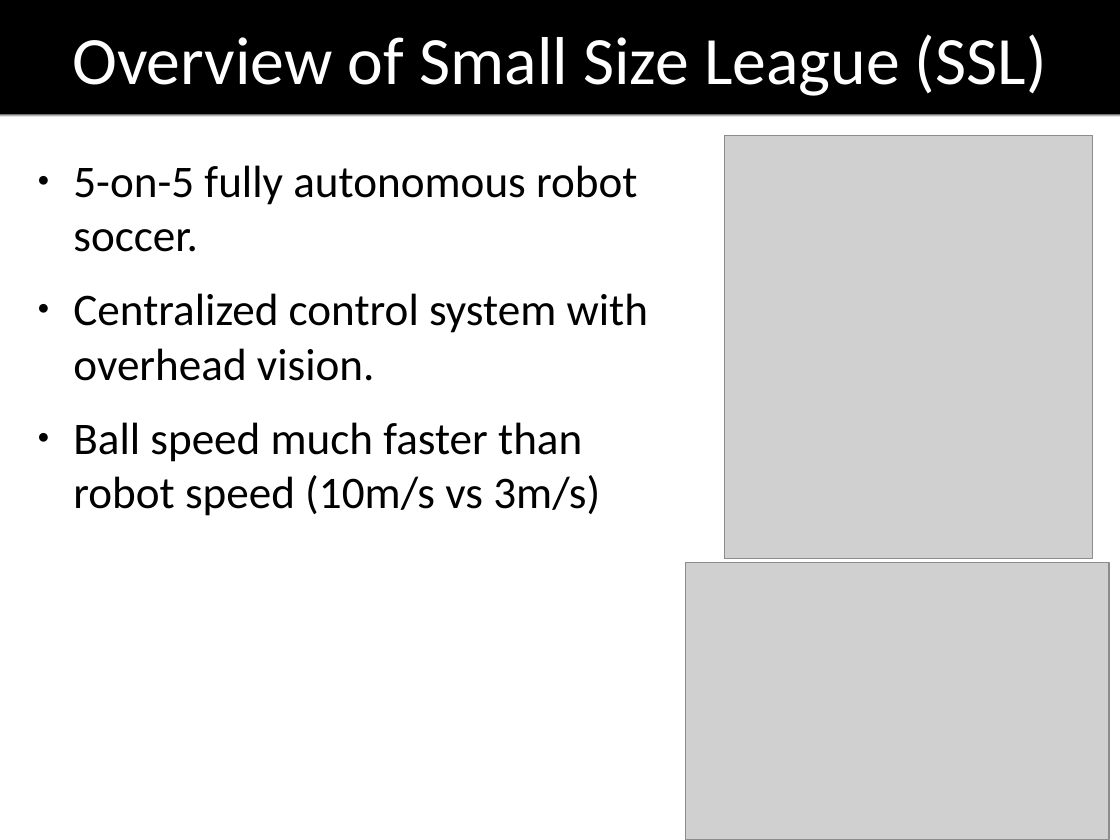
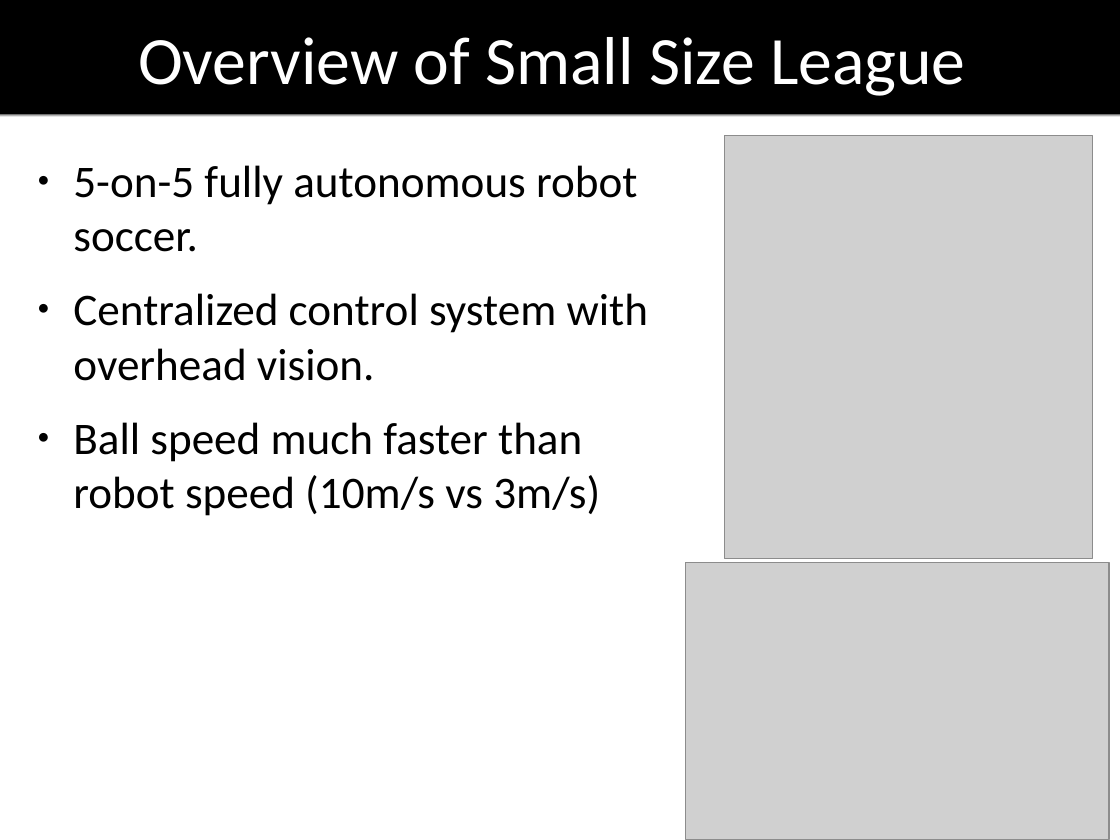
Before and after one commit to oarslan3/gt-cs-rip-projects, a slide deck: slide 2 of final/finalPresentation.odp. Drawn at 1120x840 pixels with LibreOffice and Linux fonts; fonts in the diff are those of the drawing; grey boxes stand for pictures. Boxes give left, top, right and bottom in pixels: in the first picture for what was removed or moved away, otherwise in the second. Text is boxed around its words. In the diff, an @@ line names an element or a change of style, - is before the commit and + after.

```diff
--- a/final/finalPresentation.odp
+++ b/final/finalPresentation.odp
@@ title at [138, 37, 966, 96]: text changed @@
-Overview of Small Size League (SSL)
+Overview of Small Size League
```
Also in this commit, not shown: 2 other slides changed, 2 slides added, 1 slide removed, 1 other file.
